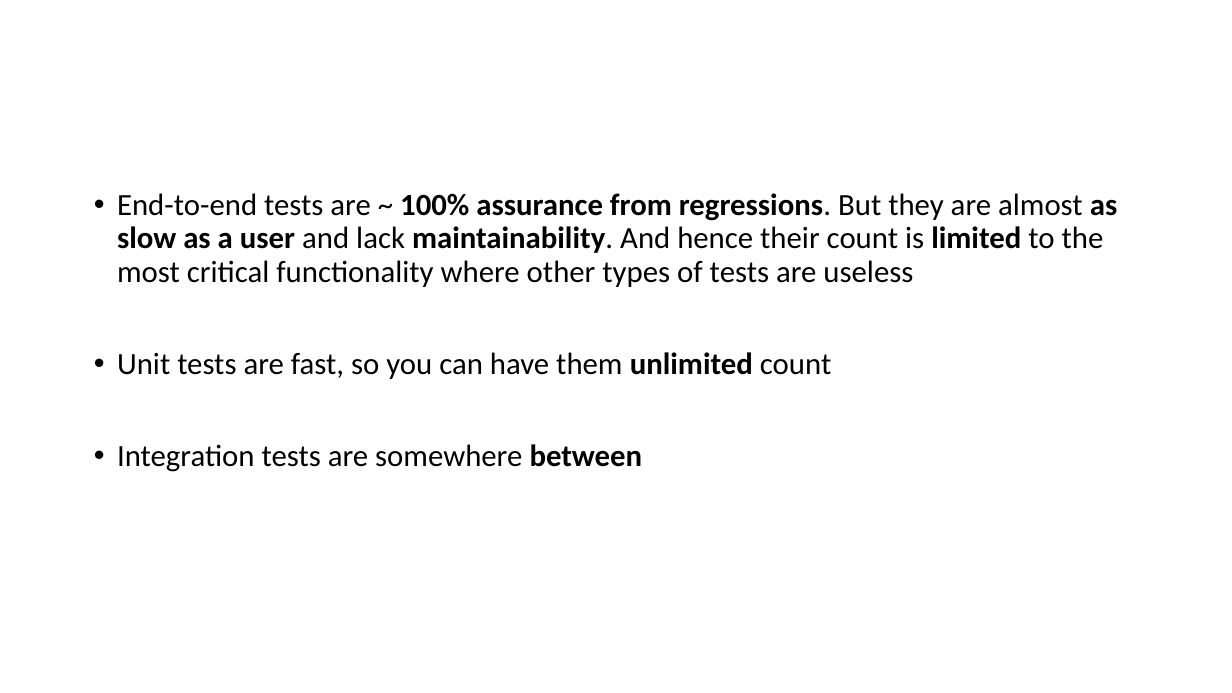
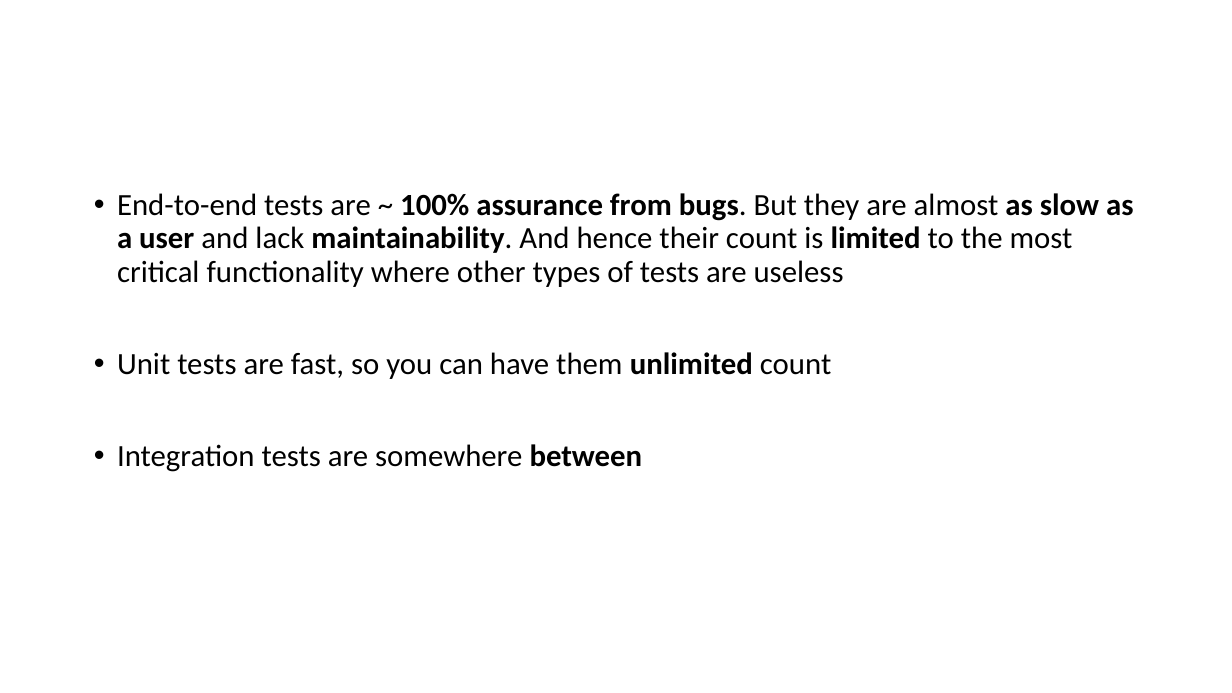
Before and after one commit to magicmanam/slides, a slide deck: slide 29 of automation-testing/unit-testing.pptx. Drawn at 1232x693 pixels with LibreOffice and Linux fonts; fonts in the diff are those of the drawing. Boxes give left, top, right and bottom in pixels: in the first picture for what was removed or moved away, otherwise in the second. Text is boxed around its words. In the diff, an @@ line names an element or a change of style, - is before the commit and + after.

```diff
--- a/automation-testing/unit-testing.pptx
+++ b/automation-testing/unit-testing.pptx
@@ text at [117,193,1133,287]: text changed @@
-• End-to-end tests are ~ 100% assurance from regressions. But they are almost as slow as a user and lack maintainability. And hence their count is limited to the most critical functionality where other types of tests are useless
+• End-to-end tests are ~ 100% assurance from bugs. But they are almost as slow as a user and lack maintainability. And hence their count is limited to the most critical functionality where other types of tests are useless
```
Also in this commit, not shown: 29 other slides changed.
